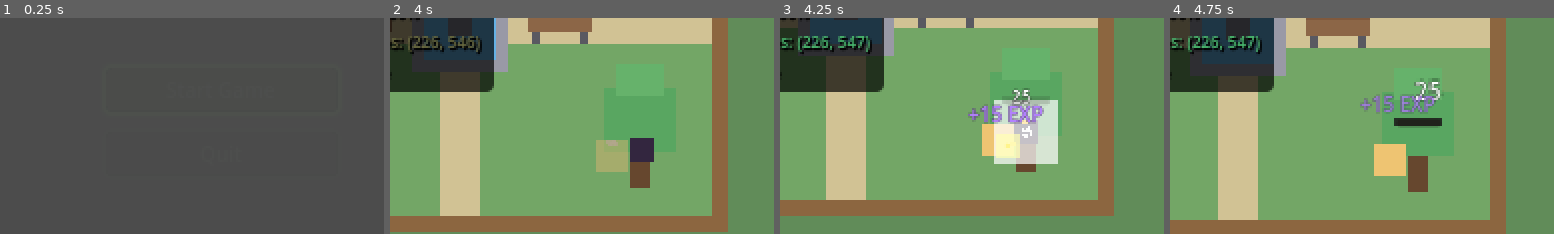
Above: before the commit, frames 1-4 (left to right).
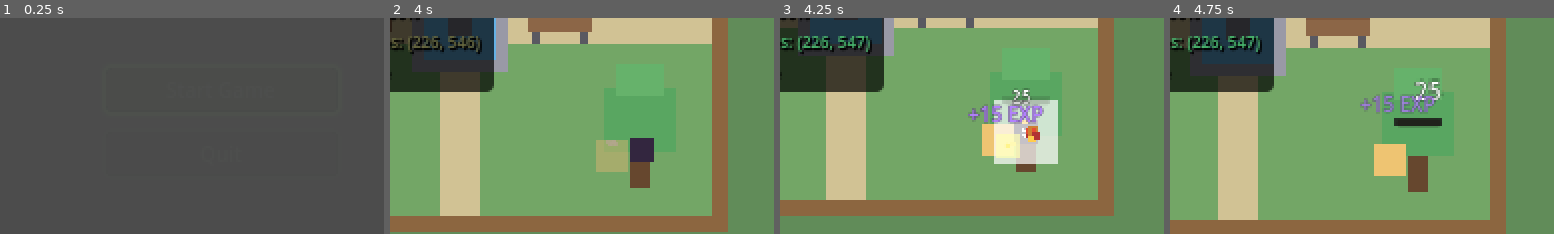
Above: after the commit, the same moments.

Repository: anthonyscry/momi-chronicles
Game: Godot game, scene res://ui/menus/title_screen.tscn
The game is run twice, just before and just after one commit, with the same random seed, the same clock (stepped at 60 frames per second) and the same inputs.
Inputs (mouse positions are % of the whole screen's width and height, from its top left):
- Up to frame 1 (0.25 s): no input
- Up to frame 2 (4 s): tap Enter (ui_accept) at 0.5, 0.77, 1.52, 3.02, 3.77 s; move the mouse to (72, 45) at 0.52 s; hold D (move_right) 0.53-1.28 s; hold Space (attack) 0.53-1.28 s; click (72, 45) at 0.67 s; tap X (dodge) at 0.8, 1.35, 2.3, 3.8 s; move the mouse to (30, 55) at 1.27 s; hold S (move_down) 1.28-2.03 s; tap Space (attack) at 1.55, 3.05 s; move the mouse to (60, 28) at 2.02 s; hold D (move_right) 2.03-2.78 s; hold Space (attack) 2.03-2.78 s; move the mouse to (45, 70) at 2.77 s; hold W (move_up) 2.78-3.53 s; tap V (block) at 2.85 s; click (45, 70) at 2.92 s; move the mouse to (80, 65) at 3.52 s; hold A (move_left) from 3.53 s (still down); hold Q (cycle_companion) from 3.53 s (still down)
- Up to frame 3 (4.25 s): keep holding A (move_left); keep holding Q (cycle_companion)
- Up to frame 4 (4.75 s): keep holding A (move_left); move the mouse to (20, 35) at 4.27 s; release Q (cycle_companion) at 4.28 s; tap X (dodge) at 4.35 s; tap Enter (ui_accept) at 4.52 s; tap Space (attack) at 4.55 s
The pictures show only the part of the screen within x 21-71%, y 43-93%; the shares and areas given below are measured in that part.

Frames 1-2 are identical in both runs. In frame 3, 0.2% of the frame differs, in the area x 64-68%, y 50-58%; in frame 4, nothing differs.

Commit message:
feat(effects): Phase P1 - combat impact effects
Attack Swoosh:
- Arc trail of particles on weapon swing
- Direction-aware (follows facing)
- Staggered appear/fade animation

Dodge Afterimage:
- 3 ghost copies during dodge roll
- Blue-tinted, progressively transparent
- Matches player polygon shape

Enhanced Enemy Death:
- 10 colored fragments explode outward
- Arc trajectory (up then fall)
- Random warm colors for variety
- Screen flash on kill

Also added: Attack swoosh triggers on player_hit_enemy

Diff:
--- a/autoloads/effects_manager.gd
+++ b/autoloads/effects_manager.gd
@@ -374,6 +374,8 @@
 	var player = get_tree().get_first_node_in_group("player")
 	if player:
 		spawn_hit_spark(player.global_position, enemy.global_position)
+		# Attack swoosh arc
+		_create_attack_swoosh(player)
 
 	# Light hitstop for hitting enemy
 	hitstop_light()
@@ -395,11 +397,17 @@
 		return
 
 	spawn_death_poof(enemy.global_position)
+
+	# Enhanced death explosion particles
+	_create_death_explosion(enemy.global_position)
 
 	# Heavy effects for kill
 	shake_medium()
 	hitstop_heavy()
 
+	# Brief flash at enemy position
+	_flash_screen(Color(1, 1, 1, 0.25), 0.1)
+
 	# Try to spawn health pickup
 	_try_spawn_health_pickup(enemy)
 
@@ -408,6 +416,8 @@
 	var player = get_tree().get_first_node_in_group("player")
 	if player:
 		spawn_dust(player.global_position)
+		# Start afterimage trail during dodge
+		_create_dodge_afterimages(player)
 
 
 func _on_player_damaged(amount: int) -> void:
@@ -732,6 +742,130 @@
 	tween.chain().tween_callback(flash.queue_free)
 
 # =============================================================================
+# ATTACK SWOOSH EFFECT
+# =============================================================================
+
+## Create an arc swoosh trail when player attacks
+func _create_attack_swoosh(attacker: Node2D) -> void:
+	var pos = attacker.global_position
+	var facing_left = attacker.get("facing_left")
+	if facing_left == null:
+		facing_left = false
+	var facing_dir = attacker.get("facing_direction")
+	if facing_dir == null:
+		facing_dir = "side"
+
+	# Determine arc direction based on facing
+	var arc_center: Vector2
+	var arc_start_angle: float
+	var arc_sweep: float = 2.2  # ~130 degrees
+	var arc_radius: float = 14.0
+
+	match facing_dir:
+		"down":
+			arc_center = pos + Vector2(0, 6)
+			arc_start_angle = -0.5
+		"up":
+			arc_center = pos + Vector2(0, -6)
+			arc_start_angle = PI - 0.5
+		_:  # side
+			if facing_left:
+				arc_center = pos + Vector2(-6, 0)
+				arc_start_angle = PI * 0.5 - 0.5
+			else:
+				arc_center = pos + Vector2(6, 0)
+				arc_start_angle = -PI * 0.5 - 0.5
+
+	# Create swoosh particles along the arc
+	var swoosh_count = 8
+	for i in range(swoosh_count):
+		var t = float(i) / float(swoosh_count - 1)
+		var angle = arc_start_angle + t * arc_sweep
+		var swoosh_pos = arc_center + Vector2(cos(angle), sin(angle)) * arc_radius
+
+		var particle = ColorRect.new()
+		particle.size = Vector2(3, 2)
+		particle.pivot_offset = particle.size / 2
+		particle.rotation = angle
+		particle.color = Color(1, 1, 1, 0.8 - t * 0.4)
+		particle.global_position = swoosh_pos
+		particle.z_index = 50
+		particle.modulate.a = 0.0
+		get_tree().current_scene.add_child(particle)
+
+		# Staggered appear then fade
+		var tween = create_tween()
+		tween.tween_property(particle, "modulate:a", 1.0, 0.02).set_delay(t * 0.04)
+		tween.tween_property(particle, "modulate:a", 0.0, 0.1)
+		tween.tween_callback(particle.queue_free)
+
+# =============================================================================
+# DODGE AFTERIMAGE EFFECT
+# =============================================================================
+
+## Create ghost afterimages during dodge
+func _create_dodge_afterimages(player_node: Node2D) -> void:
+	var sprite = player_node.get_node_or_null("Sprite2D")
+	if sprite == null:
+		return
+
+	# Create 3 afterimages spaced during the dodge
+	for i in range(3):
+		await get_tree().create_timer(0.06).timeout
+
+		if not is_instance_valid(player_node):
+			return
+
+		# Create ghost copy
+		var ghost = Polygon2D.new()
+		ghost.polygon = sprite.polygon.duplicate() if sprite is Polygon2D else PackedVector2Array([Vector2(-6,-6), Vector2(6,-6), Vector2(6,6), Vector2(-6,6)])
+		ghost.color = Color(0.5, 0.8, 1.0, 0.5 - i * 0.12)
+		ghost.global_position = player_node.global_position
+		ghost.z_index = player_node.z_index - 1
+
+		# Match player scale/flip
+		if sprite is Polygon2D:
+			ghost.scale = sprite.scale
+
+		get_tree().current_scene.add_child(ghost)
+
+		# Fade out
+		var tween = create_tween()
+		tween.tween_property(ghost, "modulate:a", 0.0, 0.2)
+		tween.tween_callback(ghost.queue_free)
+
+# =============================================================================
+# ENHANCED ENEMY DEATH EXPLOSION
+# =============================================================================
+
+## More dramatic death particles
+func _create_death_explosion(pos: Vector2) -> void:
+	# Burst of colored fragments
+	for i in range(10):
+		var particle = ColorRect.new()
+		particle.size = Vector2(randf_range(2, 5), randf_range(2, 5))
+		# Random warm colors (enemy guts lol)
+		var colors = [Color(0.9, 0.3, 0.2), Color(0.8, 0.5, 0.2), Color(1, 0.8, 0.3), Color(0.7, 0.2, 0.2)]
+		particle.color = colors[randi() % colors.size()]
+		particle.global_position = pos
+		particle.z_index = 80
+		get_tree().current_scene.add_child(particle)
+
+		# Explode outward in random directions
+		var angle = randf() * TAU
+		var distance = randf_range(15, 35)
+		var end_pos = pos + Vector2(cos(angle), sin(angle)) * distance
+
+		var tween = create_tween()
+		tween.set_parallel(true)
+		# Arc upward then fall
+		tween.tween_property(particle, "global_position:x", end_pos.x, 0.4).set_ease(Tween.EASE_OUT)
+		tween.tween_property(particle, "global_position:y", end_pos.y - 10, 0.2).set_ease(Tween.EASE_OUT)
+		tween.chain().tween_property(particle, "global_position:y", end_pos.y + 5, 0.2).set_ease(Tween.EASE_IN)
+		tween.tween_property(particle, "modulate:a", 0.0, 0.15)
+		tween.tween_callback(particle.queue_free)
+
+# =============================================================================
 # COMBAT JUICE - SPECIAL ABILITIES
 # =============================================================================
 
